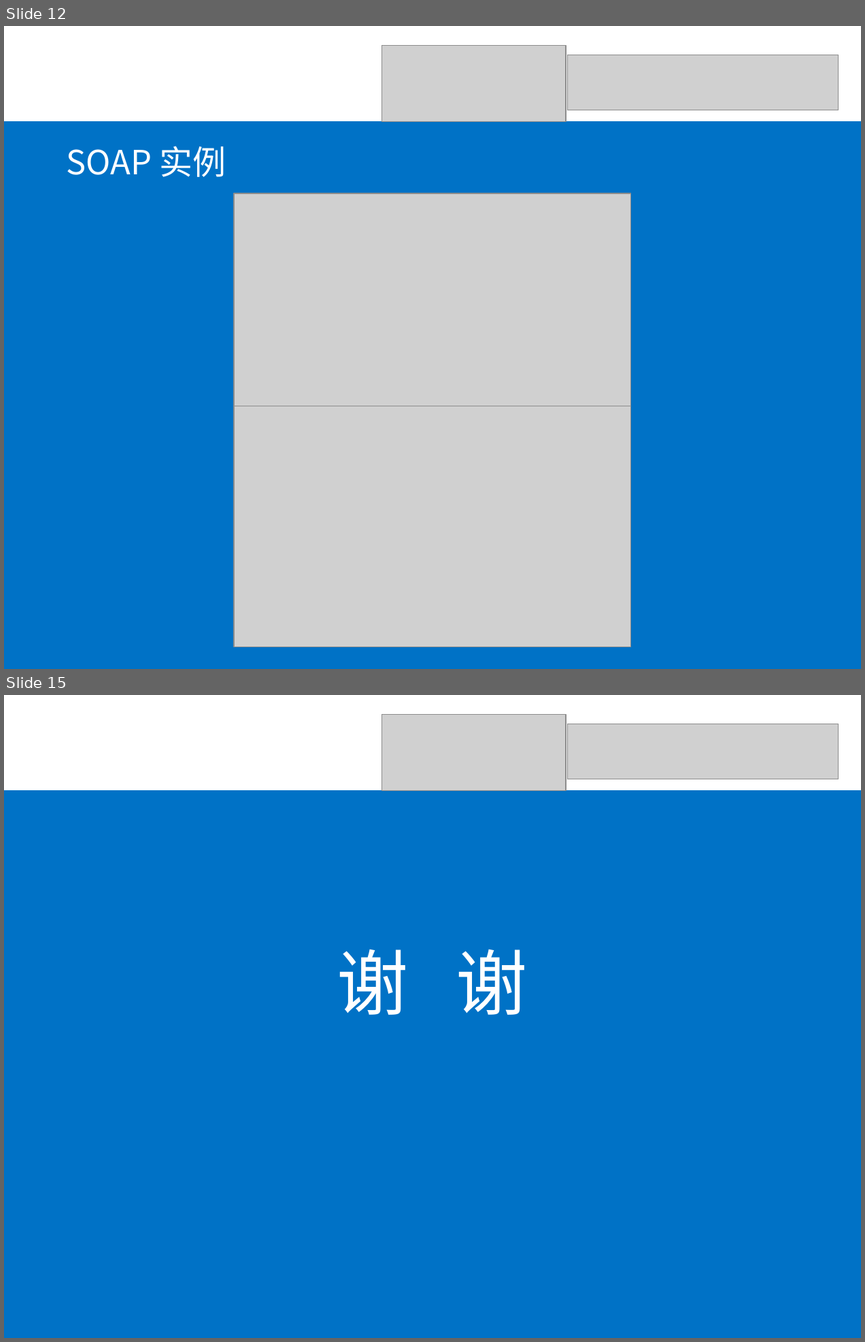
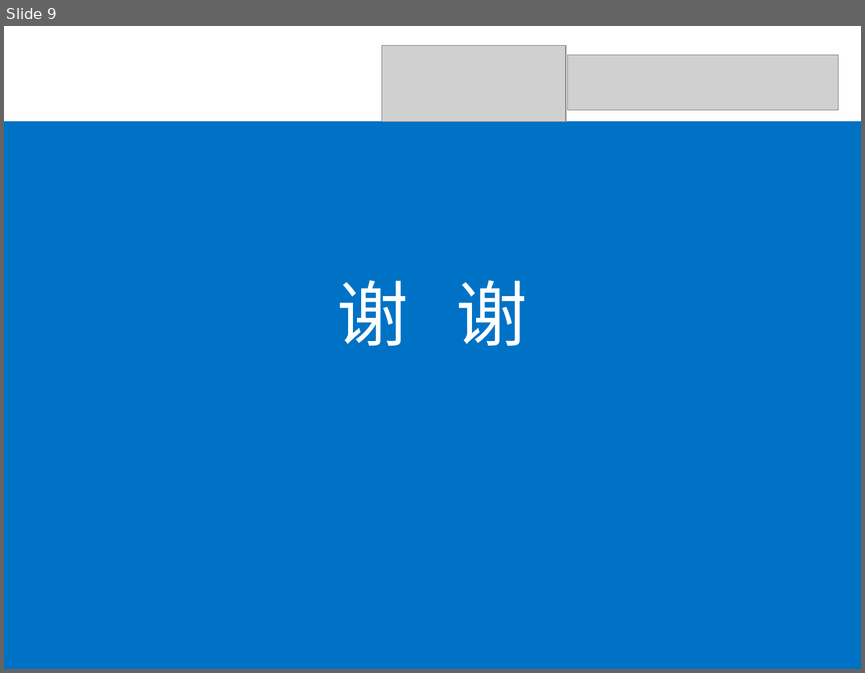
Before and after one commit to SOATeam/homework, a slide deck: assignment5/SOAP Fault课堂报告/SOAP Fault课堂报告.ppt. Shown one above the other, each under a label of ours: slides 12 and 15 before the commit, slide 9 after it; the slides between them are not shown. The pictures are 865x1342 and 865x673 pixels, drawn with LibreOffice and Linux fonts; fonts in the diff are those of the drawing; grey boxes stand for pictures. Boxes give left, top, right and bottom in pixels: in the first picture for what was removed or moved away, otherwise in the second. Text is boxed around its words. In the diff, an @@ line names an element or a change of style, - is before the commit and + after.

```diff
--- a/assignment5/SOAP Fault课堂报告/SOAP Fault课堂报告.ppt
+++ b/assignment5/SOAP Fault课堂报告/SOAP Fault课堂报告.ppt
@@ slide 12 removed at (x1=4, y1=26, x2=861, y2=669), background #FFFFFF @@
@@ picture removed at (x1=382, y1=46, x2=566, y2=122) @@
@@ picture removed at (x1=568, y1=55, x2=838, y2=110) @@
@@ rectangle removed at (x1=4, y1=121, x2=861, y2=669) @@
@@ text removed at (x1=67, y1=146, x2=226, y2=177) @@
-SOAP 实例
@@ picture removed at (x1=234, y1=193, x2=630, y2=405) @@
@@ picture removed at (x1=234, y1=405, x2=630, y2=646) @@
@@ what was slide 15 is now slide 9 @@
```
Also in this commit, not shown: 2 slides changed, 6 slides added, 11 other slides removed.
